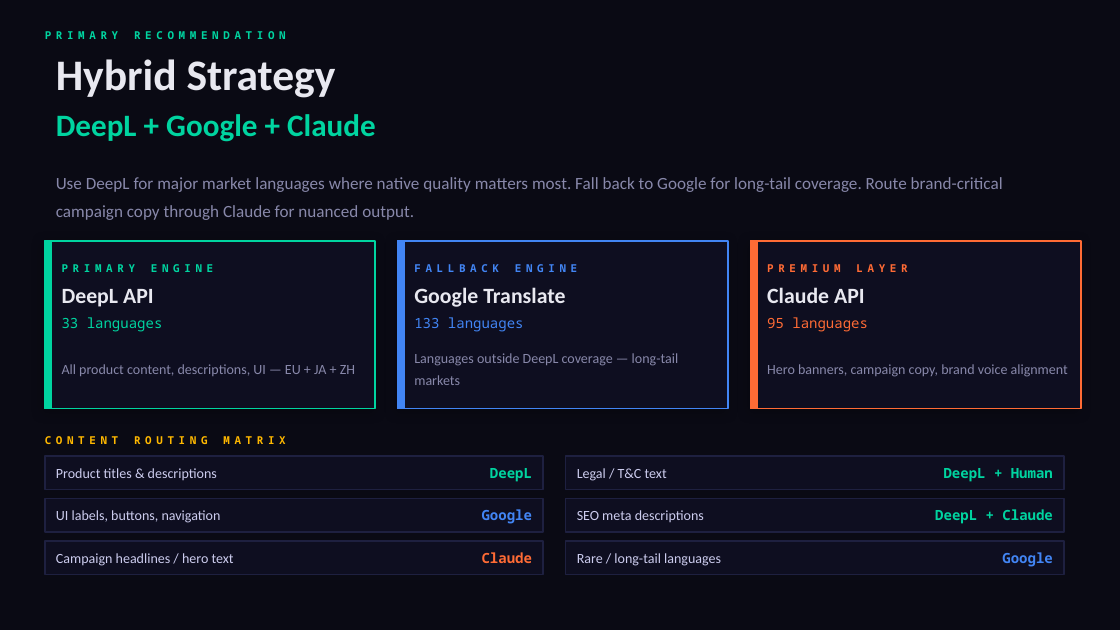
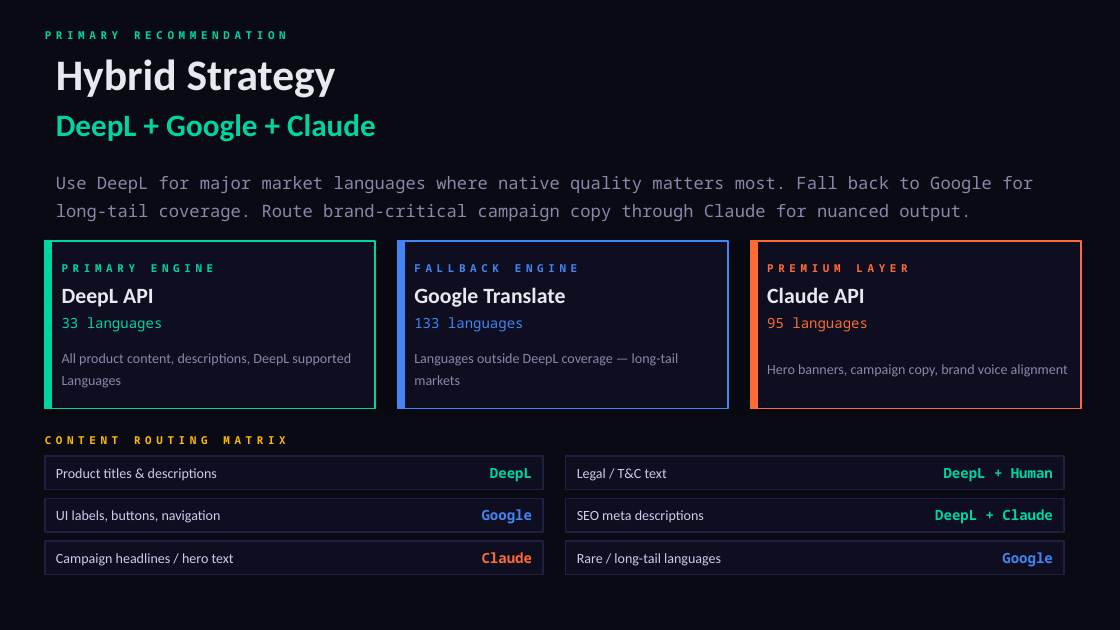
Before and after one commit to angararaghav/cmsjsxreact, a slide deck: slide 3 of CMS-AI-Translation-Strategy.pptx. Drawn at 1120x630 pixels with LibreOffice and Linux fonts; fonts in the diff are those of the drawing. Boxes give left, top, right and bottom in pixels: in the first picture for what was removed or moved away, otherwise in the second. Text is boxed around its words. In the diff, an @@ line names an element or a change of style, - is before the commit and + after.

```diff
--- a/CMS-AI-Translation-Strategy.pptx
+++ b/CMS-AI-Translation-Strategy.pptx
@@ text "Use DeepL for major market ..." at <box>56,176,1033,221</box>: font Calibri to Noto Sans Mono @@
@@ text at <box>62,353,351,388</box>: text changed @@
-All product content, descriptions, UI — EU + JA + ZH
+All product content, descriptions, DeepL supported Languages
```
Also in this commit, not shown: 6 other slides changed, 3 other files.
